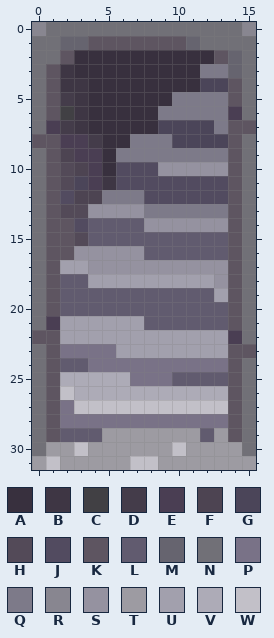
File history of a pixel-art sprite, resources/originals/67.png. This is how it looked before the edit.
The file is 16x32 pixels. Colours within 5 levels of each other are drawn and written as one.
Palette (. is transparent): A #38303e  B #3e3644  C #414044  D #443c4a  E #4a3e53  F #4d4452  G #4b4559  H #534a58  J #524b60  K #5e5561  L #615b6f  M #66646f  N #717077  P #797287  Q #7d7a89  R #888690  S #9592a0  T #9d9ba2  U #a2a0ad  V #adabb7  W #c2c0c8
Pixels before, first column x 0:
 0 RNNNNNNNNNNNNNNR
 1 NNMMKKKKKKKMNNNN
 2 NNKAAAAAAAAAAKMN
 3 NKBAAAAAAAAAQQMN
 4 NKBBAAAAAAAAGGKN
 5 NKDBAAAAAAQQQQKN
 6 NKCBAAAAAQQQQQEN
 7 NEDBAAAAAGGGGQKK
 8 KKEEDAAQQQGGGGKN
 9 NKFEEAQQQQQQQQKN
10 NKHFEAJJJSSSSSKN
11 NKHGEBJJJJJJJJKN
12 NKJFFQQQJJJJJJKN
13 NKHHSSSSQQQQQQKN
14 NKKJLLLLSSSSSSKN
15 NKKHLLLLLLLLLLKN
16 NKKSSSSSLLLLLLKN
17 NKUUSSSSSSSSSSKN
18 NKLLUUUUUUUUUSKN
19 NKLLLLLLLLLLLUKN
20 NKLLLLLLLLLLLLKN
21 NEUUUUUULLLLLLKN
22 KKUUUUUUUUUUUUEN
23 NKPPPPUUUUUUUUKK
24 NKLLPPPPPPPPPPKN
25 NKVVVVVPPPLLLLKN
26 NKWVVVVVVVVVVVKN
27 NKPWWWWWWWWWWWKN
28 NKPPPPPPPPPPPPKN
29 NKLLLTTTTTTTLTKN
30 NTTWTTTTTTWTTTTN
31 TWTTTTTWWTTTTTTT
Once edited:
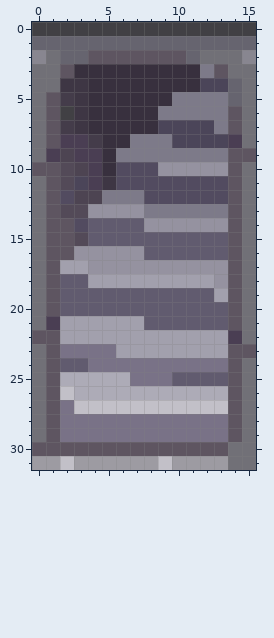
Change:
Changed rows in their new state; - is an unchanged pixel.
first column x 0:
 0 CCCCCCCCCCCCCCCC
 1 MM--MMMMMMM-MMMM
 2 R-MMKKKKKKKMNNNR
 3 -NK----------KN-
 4 -N------------M-
 5 --------------M-
 6 --------------K-
 7 -K-------------N
 8 N-------------E-
 9 -E-------------K
10 K---------------
first column x 0:
29 --PPPPPPPPPPPP--
30 KKKKKKKKKKKKKKN-
31 -TW----TTW----NN
